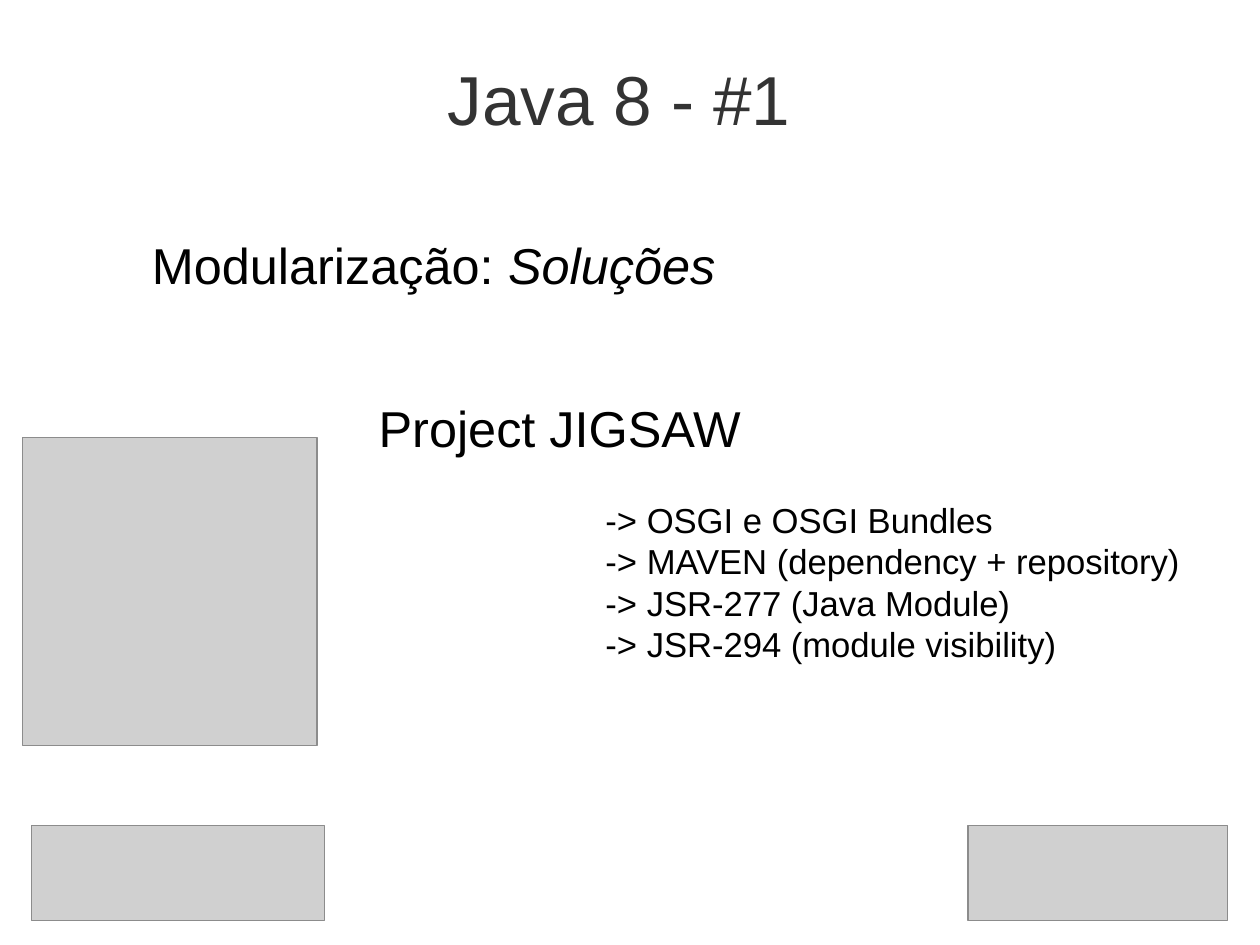
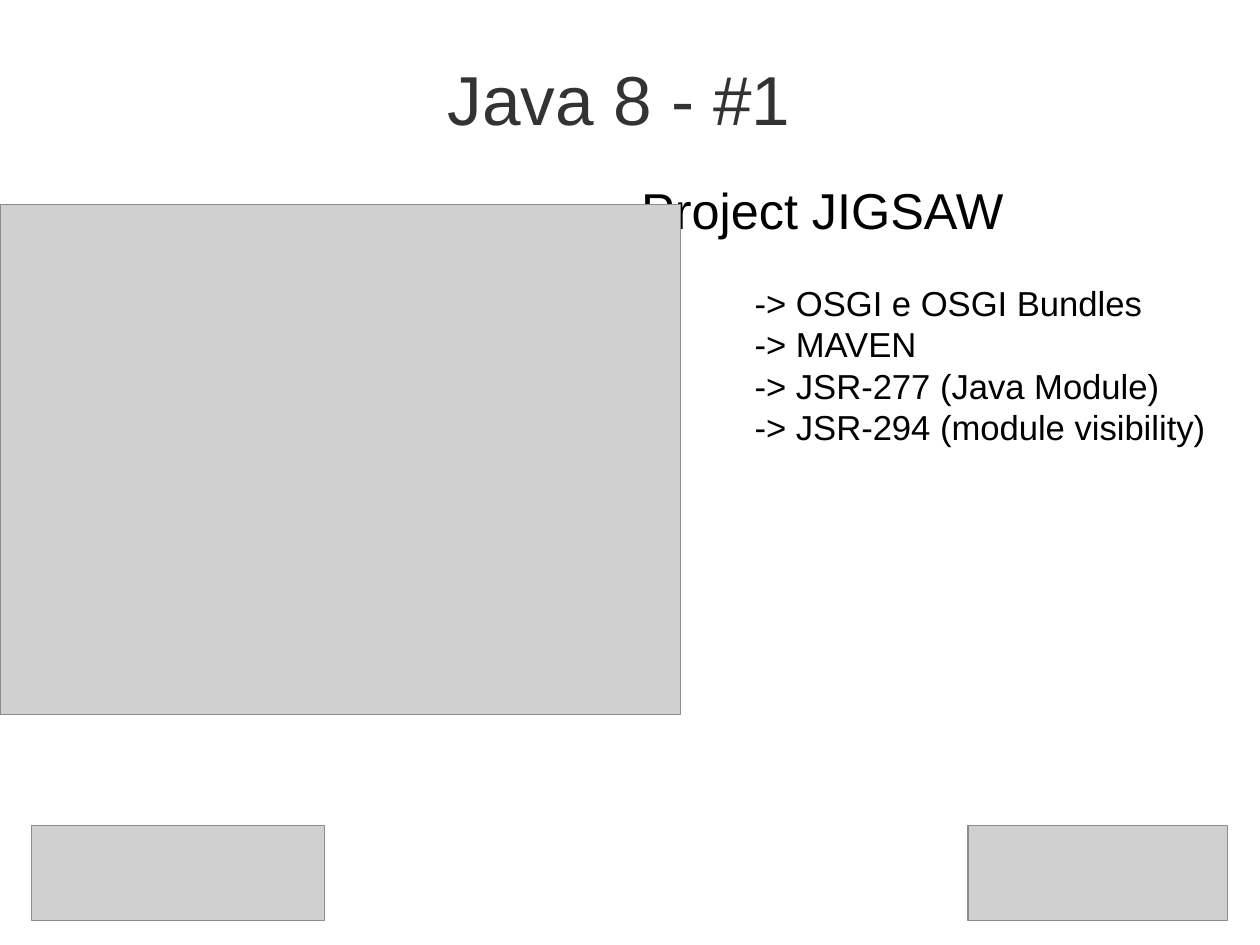
Before and after one commit to steppat/caelumday, a slide deck: slide 31 of caelumday2011.odp (slide 9 before the commit). Drawn at 1260x945 pixels with LibreOffice and Linux fonts; fonts in the diff are those of the drawing; grey boxes stand for pictures; background and template pictures are left out. Boxes give left, top, right and bottom in pixels: in the first picture for what was removed or moved away, otherwise in the second. Text is boxed around its words. In the diff, an @@ line names an element or a change of style, - is before the commit and + after.

```diff
--- a/caelumday2011.odp
+++ b/caelumday2011.odp
@@ text "Project JIGSAW": place and size @@
-text "Project JIGSAW" at (152,247,1179,665)
+text "Project JIGSAW" at (641,192,1206,448)
@@ picture: place and size @@
-picture at (23,438,318,746)
+picture at (0,204,680,714)
@@ text at (152,247,715,294): paragraph removed @@
-Modularização: Soluções
@@ text at (796,333,916,357): text changed @@
--> MAVEN (dependency + repository)
+-> MAVEN
```
Also in this commit, not shown: 13 other slides changed, 24 slides added, 2 slides removed, 16 other files.
